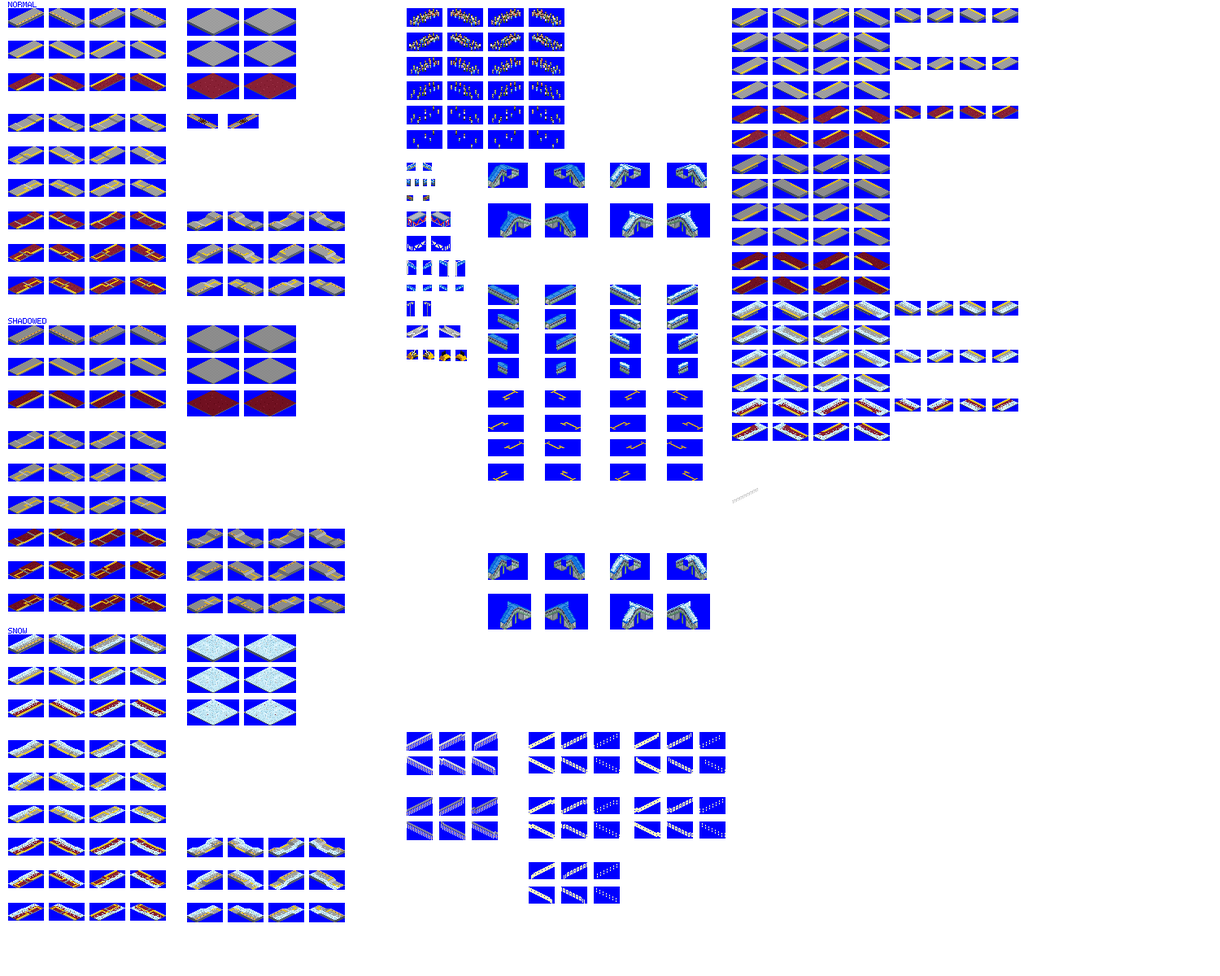
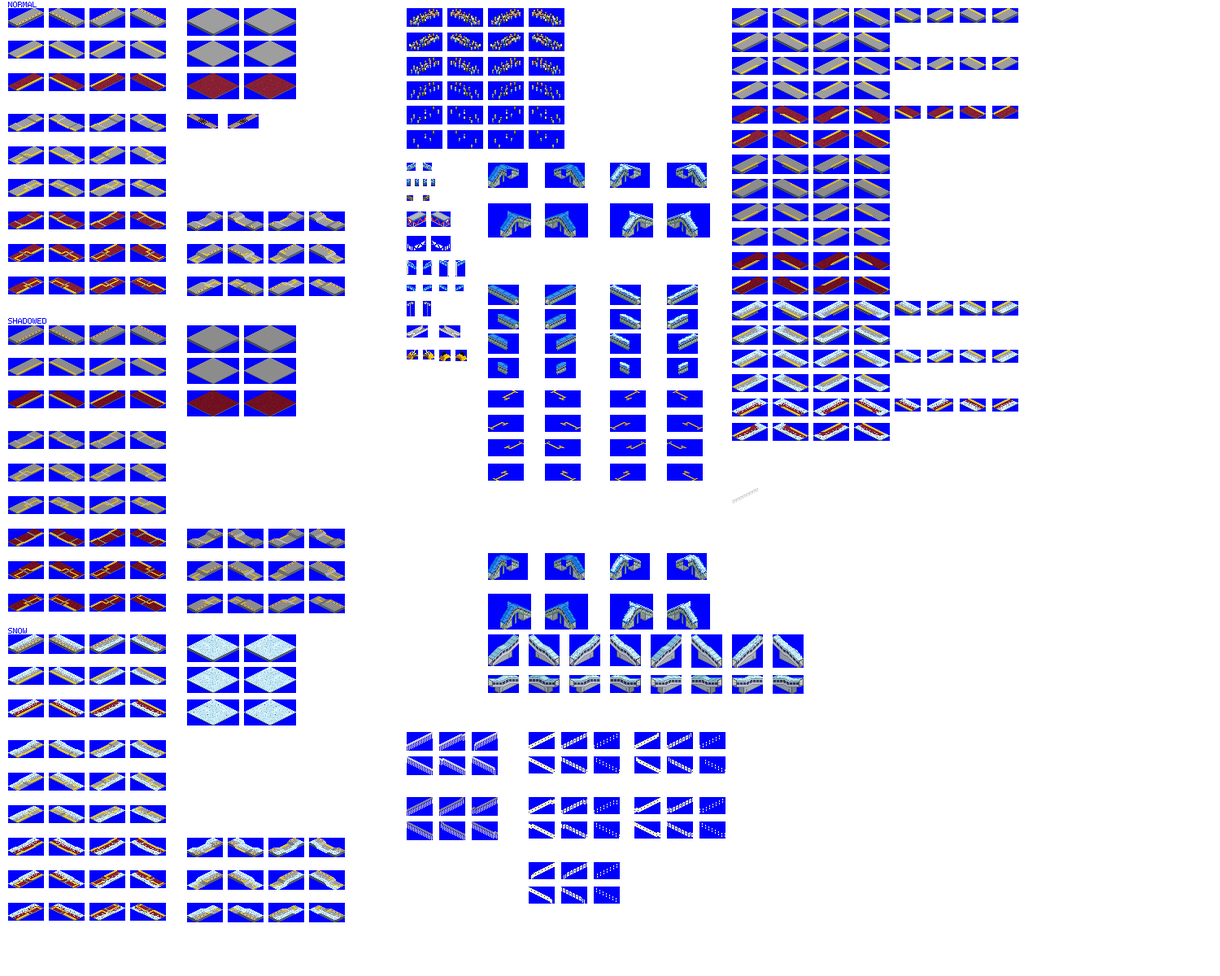
Two versions of the same layered image (1220×976). Layer-by-layer changes:
painted on "snow" over [571, 635, 803, 681]
painted on "platforms" over [488, 634, 804, 694]
painted on "bg" over [488, 634, 804, 694]
